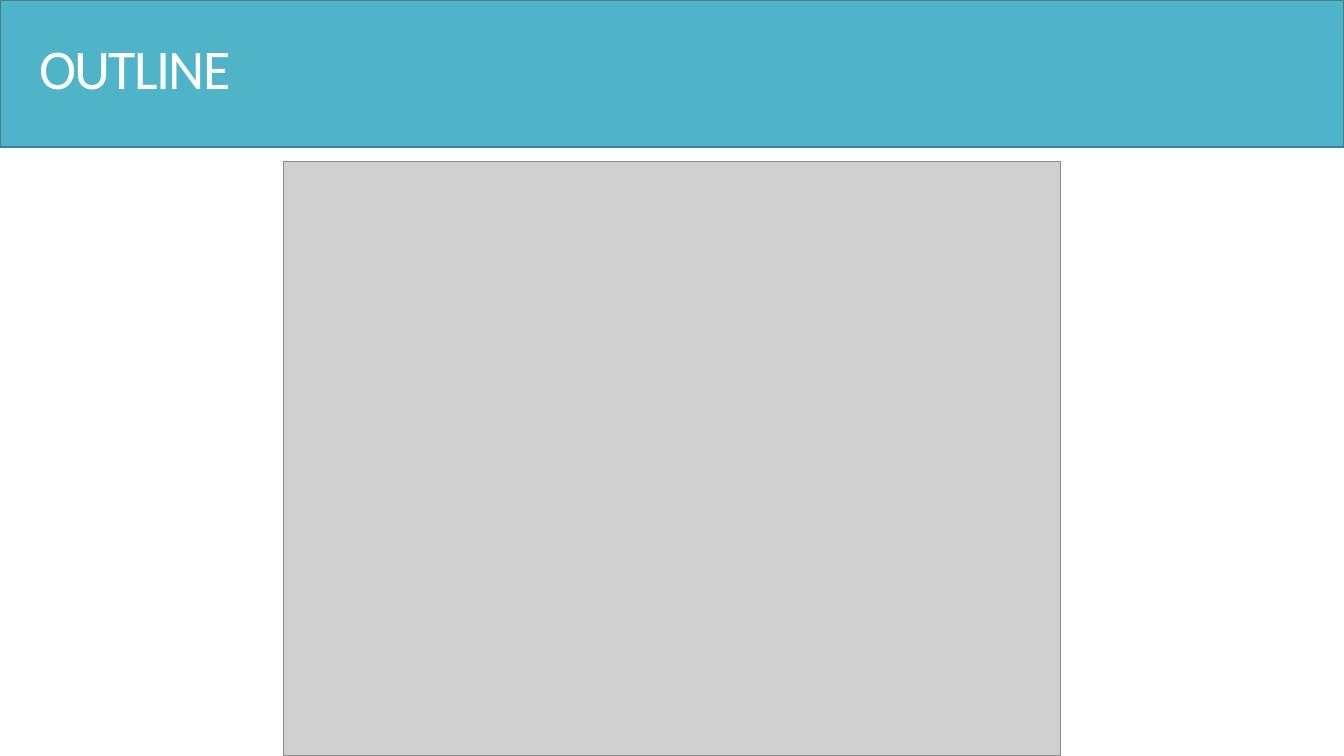
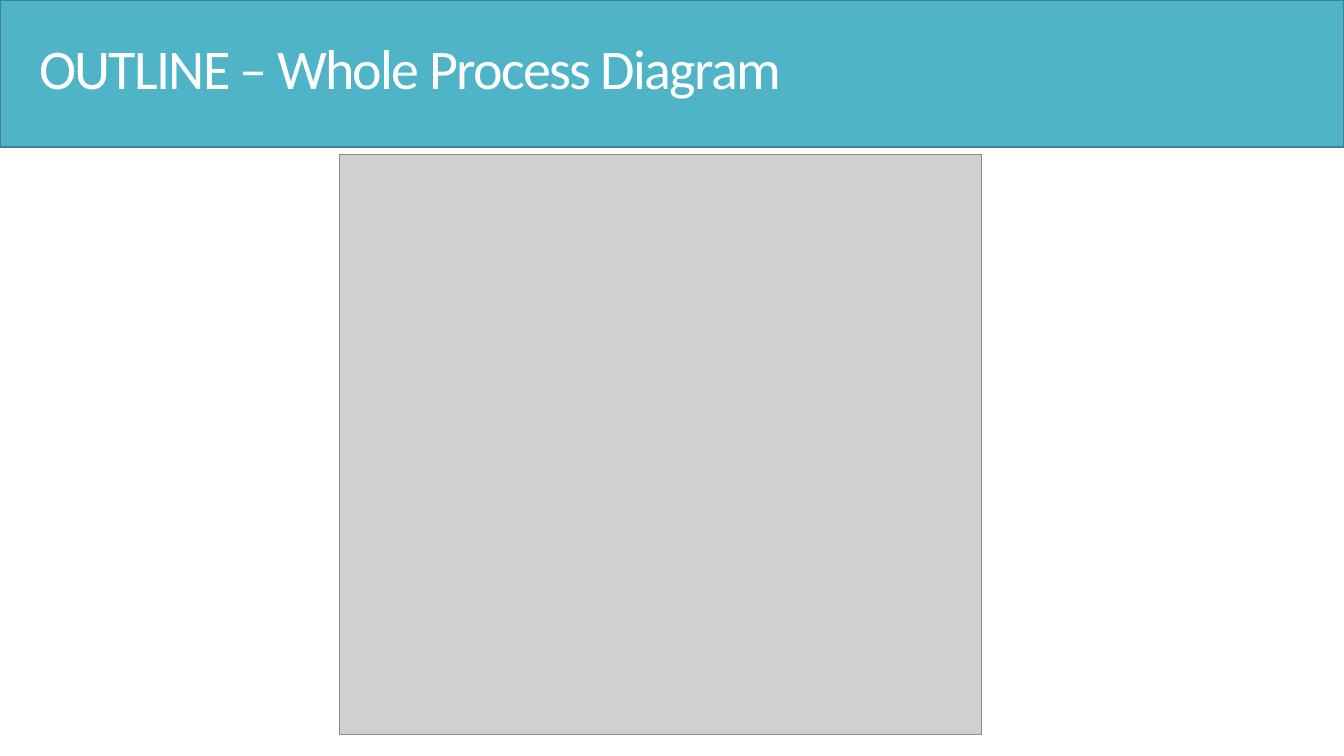
Before and after one commit to Hsgngr/dataiku_income_classification, a slide deck: slide 3 of Task_Presentation.pptx. Drawn at 1344x756 pixels with LibreOffice and Linux fonts; fonts in the diff are those of the drawing; grey boxes stand for pictures. Boxes give left, top, right and bottom in pixels: in the first picture for what was removed or moved away, otherwise in the second. Text is boxed around its words. In the diff, an @@ line names an element or a change of style, - is before the commit and + after.

```diff
--- a/Task_Presentation.pptx
+++ b/Task_Presentation.pptx
@@ text at (x1=39, y1=50, x2=781, y2=99): text changed @@
-OUTLINE
+OUTLINE – Whole Process Diagram
@@ picture resized from (x1=283, y1=162, x2=1061, y2=756) to (x1=340, y1=155, x2=982, y2=735) @@
```
Also in this commit, not shown: 10 other slides changed, 4 slides added.
